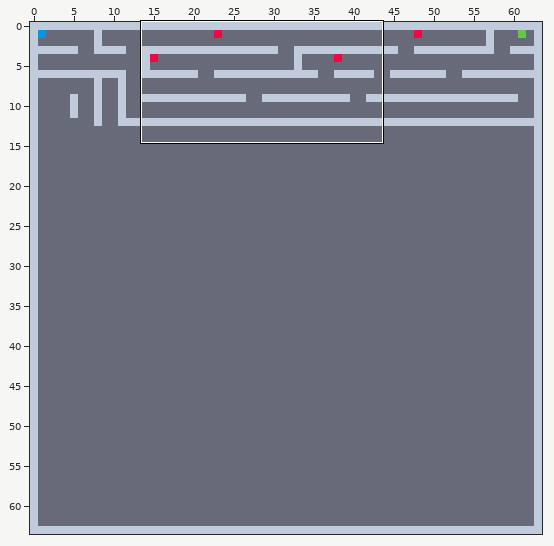
An edit to a level. LDtk project, tanks.ldtk. Above, an overview of the earlier version with the close-up marked.
Close-up. Before the commit:
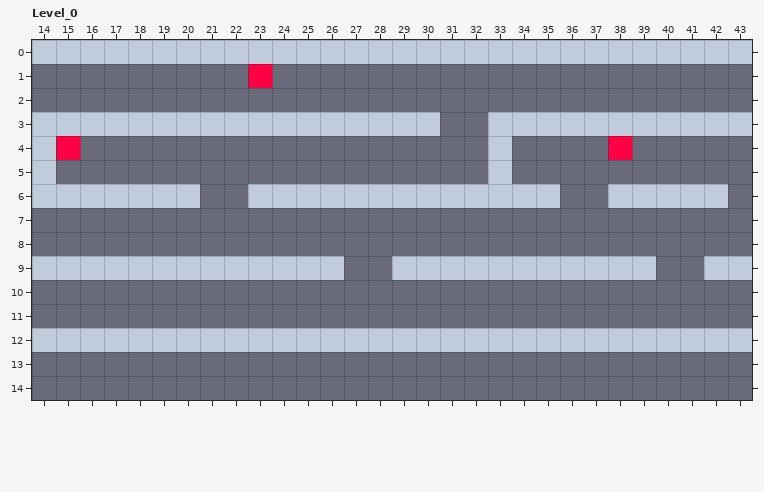
Cells are 16x16 px. Shown: Level_0 x 14..43, y 0..14. The commit also changed other parts of the map, which this record leaves out.
And afterwards:
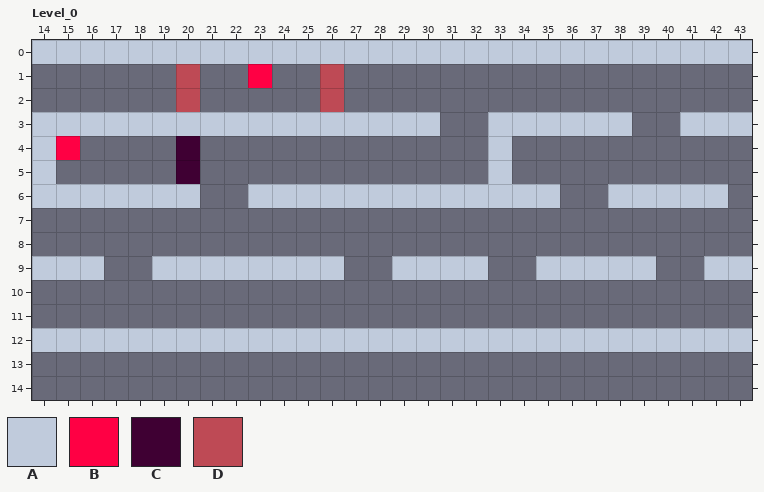
Key: from "Maze": A 1 "Wall", B 6 "Enemy3", C 10 "EnemyWall1", D 11 "EnemyWall2".
_ is an empty cell, . an unchanged one.
The commit says: feat: walls that tanks can go through
The edit:
--- layer "Maze"
@@ x 20..40 @@
- 1 _....._..............
- 2 _....._..............
- 3 ...................AA
- 4 _.................B..
- 5 _....................
+ 1 D.....D..............
+ 2 D.....D..............
+ 3 ...................__
+ 4 C................._..
+ 5 C....................
@@ x 17..34 @@
- 9 AA..............AA
+ 9 __..............__
